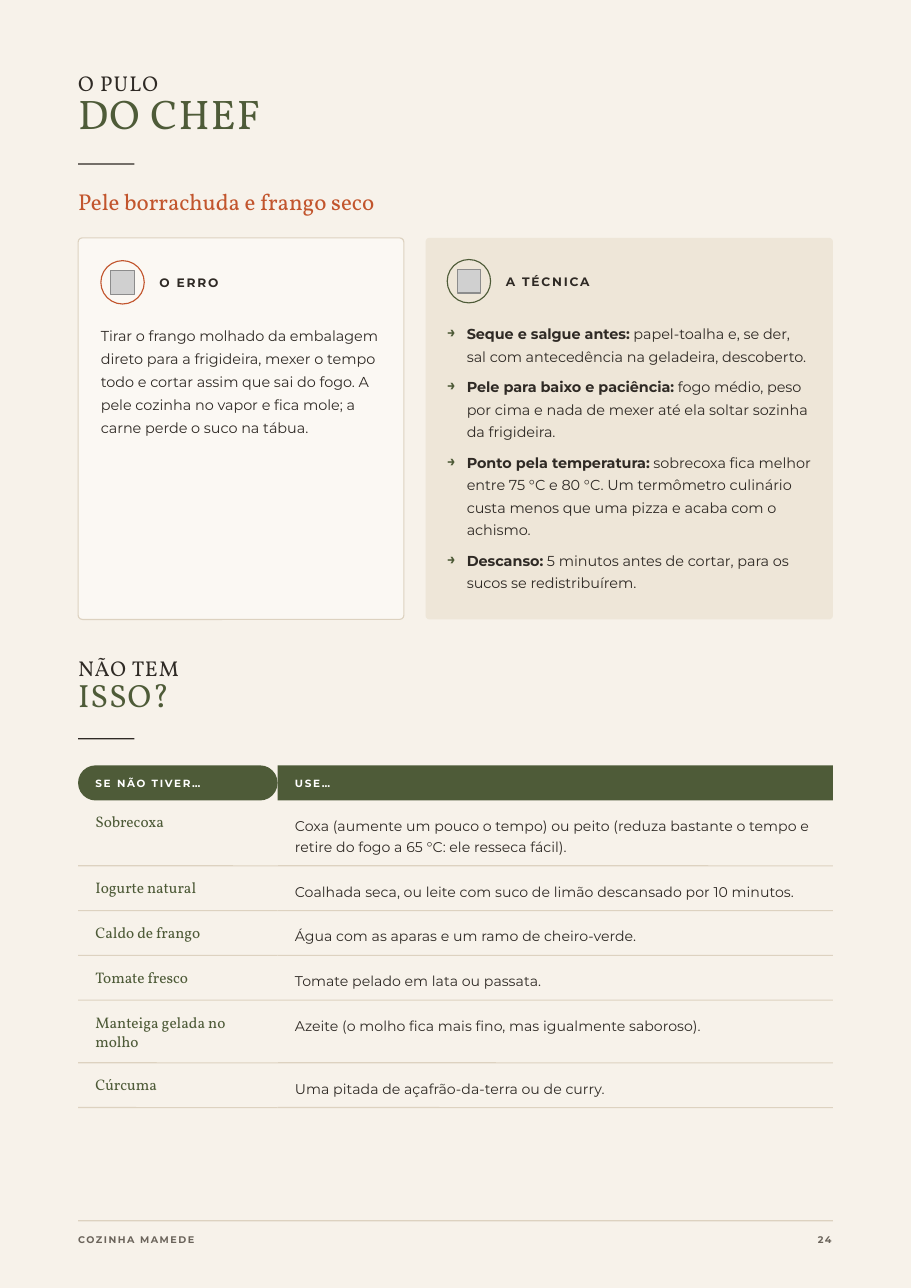
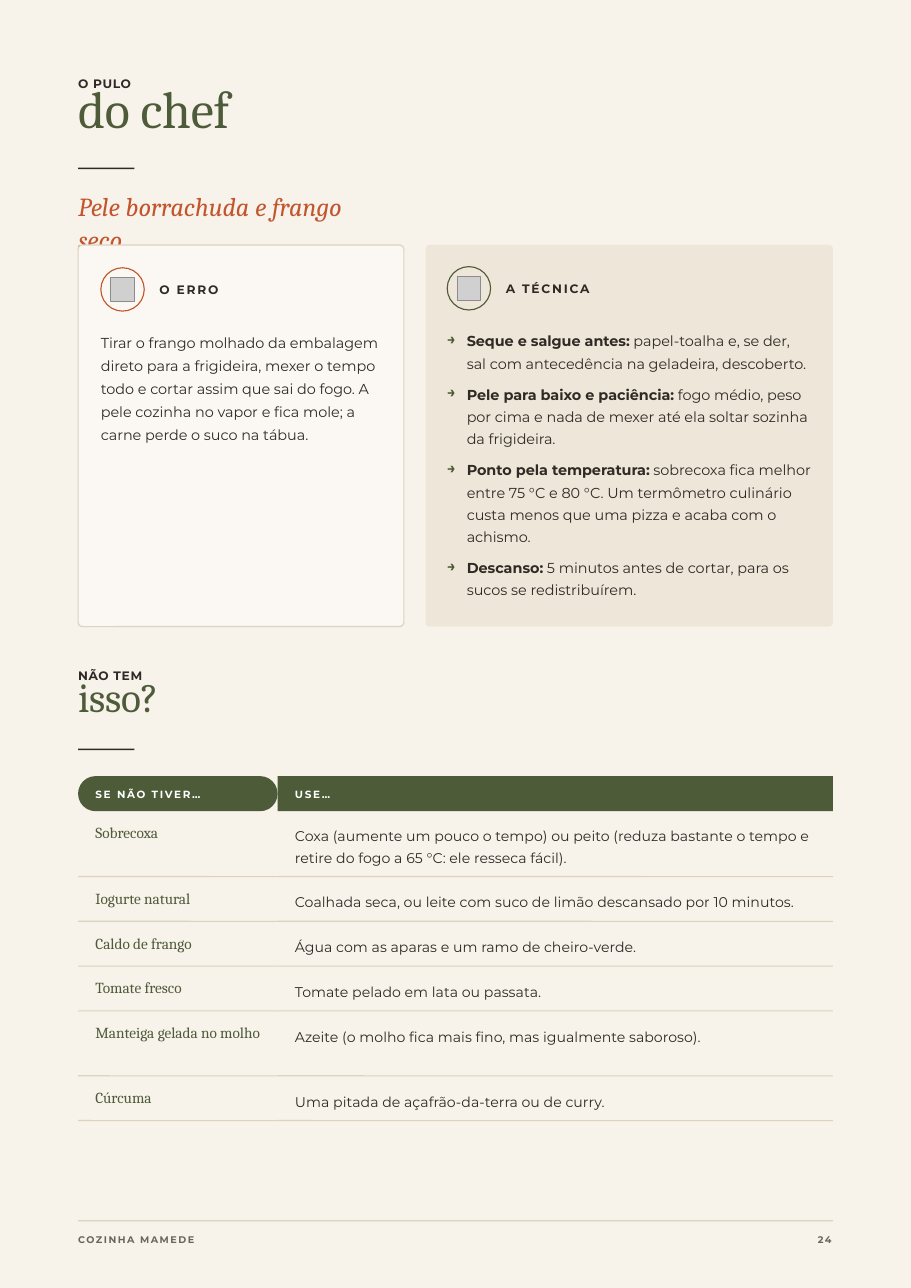
Before and after one commit to monelleayabamensah-hub/ebook-receitas, a slide deck: slide 24 of versoes/VERSAO COM FOTOGRAFIAS/Cozinha-Mamede-Canva.pptx. Drawn at 911x1288 pixels with LibreOffice and Linux fonts; fonts in the diff are those of the drawing; grey boxes stand for pictures. Boxes give left, top, right and bottom in pixels: in the first picture for what was removed or moved away, otherwise in the second. Text is boxed around its words. In the diff, an @@ line names an element or a change of style, - is before the commit and + after.

```diff
--- a/versoes/VERSAO COM FOTOGRAFIAS/Cozinha-Mamede-Canva.pptx
+++ b/versoes/VERSAO COM FOTOGRAFIAS/Cozinha-Mamede-Canva.pptx
@@ text at <box>78,80,230,129</box>: text changed; size 27 to 34 pt; font Vollkorn to Cambria @@
-DO CHEF
+do chef
@@ text "O PULO" at <box>78,79,131,88</box>: size 14 to 8 pt, font Vollkorn to Montserrat, letter spacing 0.7 to 0.4 pt, bold on; line spacing 16.1pt to 11.2pt @@
@@ text "Pele borrachuda e frango seco" at <box>78,198,342,249</box>: size 15 to 17 pt, font Vollkorn to Cambria, italic on; line spacing 19.5pt to 21.2pt @@
@@ 7 texts, 4 rounded rectangles, 2 pictures, 1 rectangle: place and size @@
-7 texts, 4 rounded rectangles, 2 pictures, 1 rectangle at <box>78,163,833,619</box>
+7 texts, 4 rounded rectangles, 2 pictures, 1 rectangle at <box>78,167,833,626</box>
@@ text at <box>78,674,158,713</box>: text changed; size 21 to 27 pt; font Vollkorn to Cambria @@
-ISSO?
+isso?
@@ text "NÃO TEM" at <box>78,669,142,680</box>: size 14 to 8 pt, font Vollkorn to Montserrat, letter spacing 0.7 to 0.4 pt, bold on; line spacing 16.1pt to 11.2pt @@
@@ text "NÃO TEM": place and size @@
-text "NÃO TEM" at <box>78,658,179,686</box>
+text "NÃO TEM" at <box>78,669,142,680</box>
@@ 18 texts, 8 lines, 2 rectangles, 1 rounded rectangle: place and size @@
-18 texts, 8 lines, 2 rectangles, 1 rounded rectangle at <box>78,371,833,1097</box>
+18 texts, 8 lines, 2 rectangles, 1 rounded rectangle at <box>78,379,833,1110</box>
@@ font Vollkorn to Cambria in 6 elements at <box>95,1027,260,1042</box>, <box>95,827,158,838</box>, <box>95,982,182,993</box>, <box>95,938,191,953</box>, <box>95,893,190,908</box>, <box>95,1092,151,1103</box> @@
@@ 4 lines: place and size @@
-4 lines at <box>78,1063,833,1107</box>
+4 lines at <box>78,1076,833,1120</box>
```
Also in this commit, not shown: 40 other slides changed, 19 other files.
